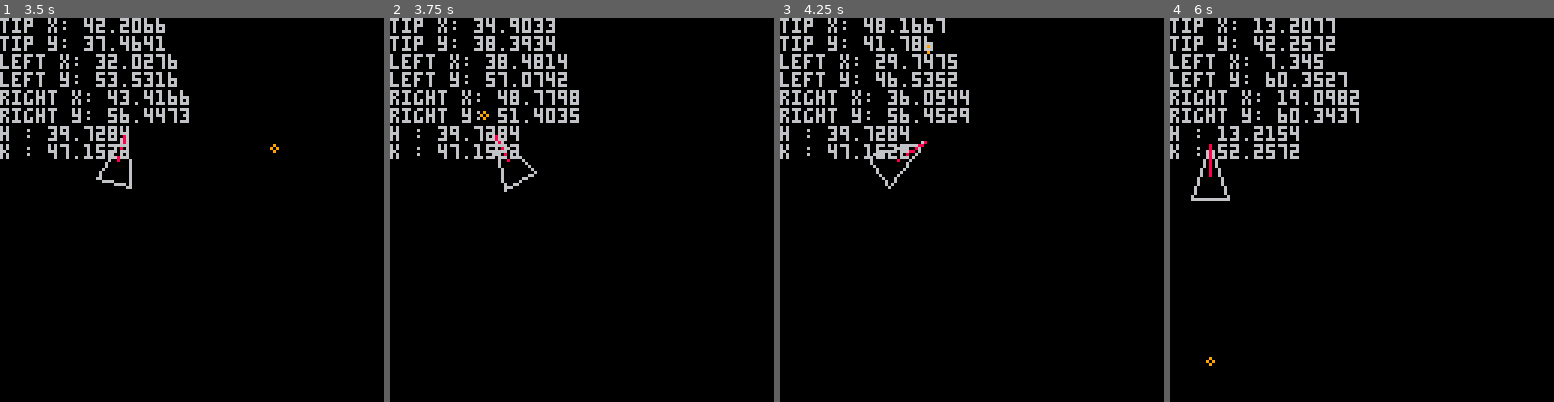
Above: before the commit, frames 1-4 (left to right).
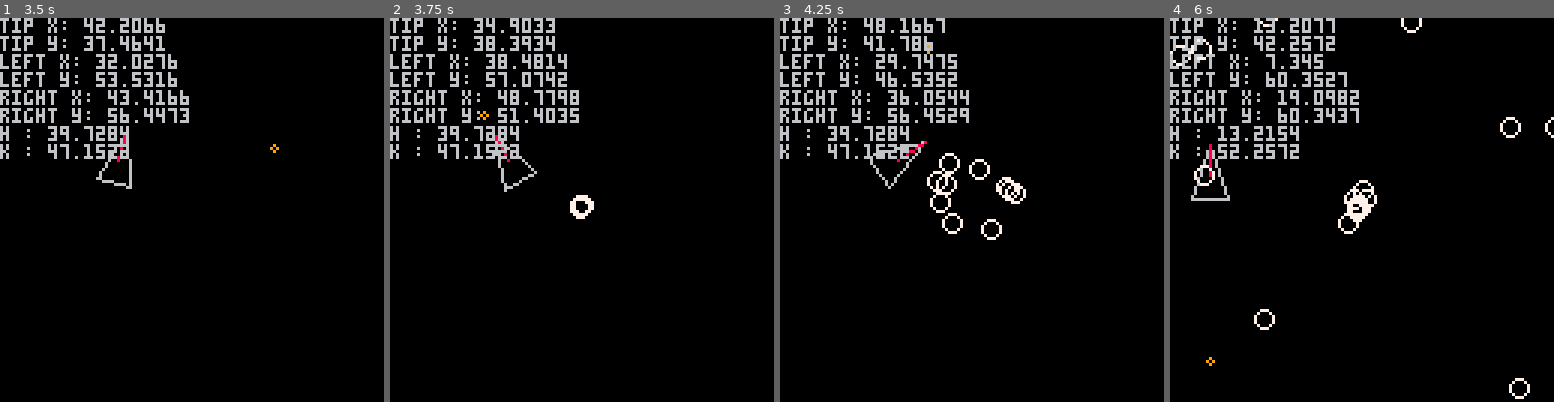
Above: after the commit, the same moments.

Repository: kdiab/carts
Game: PICO-8 cartridge assteroids/ass.p8
The game is run twice, just before and just after one commit, with the same random seed, the same clock (stepped at 60 frames per second) and the same inputs.
Inputs:
- Up to frame 1 (3.5 s): tap O (Z key) at 0.7, 1.7, 2.1, 2.5, 2.9, 3.3 s; hold Right 1.6-2.1 s; hold Up 2.15-2.42 s; hold Right 2.47-3.03 s; hold Left from 3.08 s (still down)
- Up to frame 2 (3.75 s): release Left at 3.58 s; hold Down from 3.63 s (still down); tap O (Z key) at 3.7 s
- Up to frame 3 (4.25 s): release Down at 3.97 s; hold Right from 4.02 s (still down); tap O (Z key) at 4.1 s
- Up to frame 4 (6 s): tap O (Z key) every 0.4 s from 4.5 to 5.7 s; release Right at 4.68 s; hold Up 4.73-5.03 s; hold Left 5.08-5.68 s; hold Down from 5.73 s (still down)

Frame 1 is identical in both runs. In frame 2, 0.2% of the frame differs, in the area x 46-54%, y 46-53%; in frame 3, 0.9%; in frame 4, 1.2%, in the area x 0-100%, y 0-100%.

Commit message:
asteroids

Diff:
--- a/assteroids/ass.p8
+++ b/assteroids/ass.p8
@@ -7,19 +7,25 @@
 
 		pi = 3.1415926535
 
-		bullet_init()
-		player_init()
+		init_bullet()
+		init_player()
+		init_asteroid()
 end
 -->8
 --update & draw
 function _update()
-		player_update()
+		update_player()
+		update_asteroid()
 		update_bullet()
+		if debug then
+				dbg_spawn_asteroids()
+		end
 end
 
 function _draw()
 		cls(0)
-		player_draw()
+		draw_player()
+		draw_asteroid()
 		draw_bullet()
 		if debug then
 				dbg_print()
@@ -28,7 +34,7 @@
 -->8
 --player
 
-function player_init()
+function init_player()
 		r 									= 10
 		h 									= 60
 		k 									= 60
@@ -48,7 +54,7 @@
 		fire_rate = 7
 end
 
-function player_update()
+function update_player()
 		timer += 1
 		if h > 128 then
 				h = 0
@@ -87,7 +93,7 @@
 		end
 end
 
-function player_draw()
+function draw_player()
 		line(p.top.x, p.top.y, p.left.x, p.left.y)
 		line(p.top.x, p.top.y, p.right.x, p.right.y)
 		line(p.right.x, p.right.y, p.left.x, p.left.y)
@@ -95,6 +101,11 @@
 end
 -->8
 --dbg
+function dbg_spawn_asteroids()
+		if btn(⬇️) then
+				spawn_asteroid(3)
+		end
+end
 
 function dbg_print()
 		print(
@@ -113,7 +124,7 @@
 -->8
 --bullet
 
-function bullet_init()
+function init_bullet()
 		bullets = {}
 		bullet_size = 1
 		bullet_life = 12
@@ -169,12 +180,27 @@
 end
 
 function update_asteroid()
+		for a in all(asteroids) do
+				a.x += a.dx
+				a.y += a.dy
+		end
 end
 
 function draw_asteroid()
-end
-
-function spawn_asteroid()
+		for a in all(asteroids) do
+				circ(a.x, a.y, a.r, 7)
+		end
+end
+
+function spawn_asteroid(r)
+		local a = {
+				x=63,
+				y=63,
+				dx=cos(rnd(1)),
+				dy=sin(rnd(1)),
+				r=r
+		}
+		add(asteroids, a)
 end
 __gfx__
 00000000007777000077770000000000000000000000000000000000000000000000000000000000000000000000000000000000000000000000000000000000
